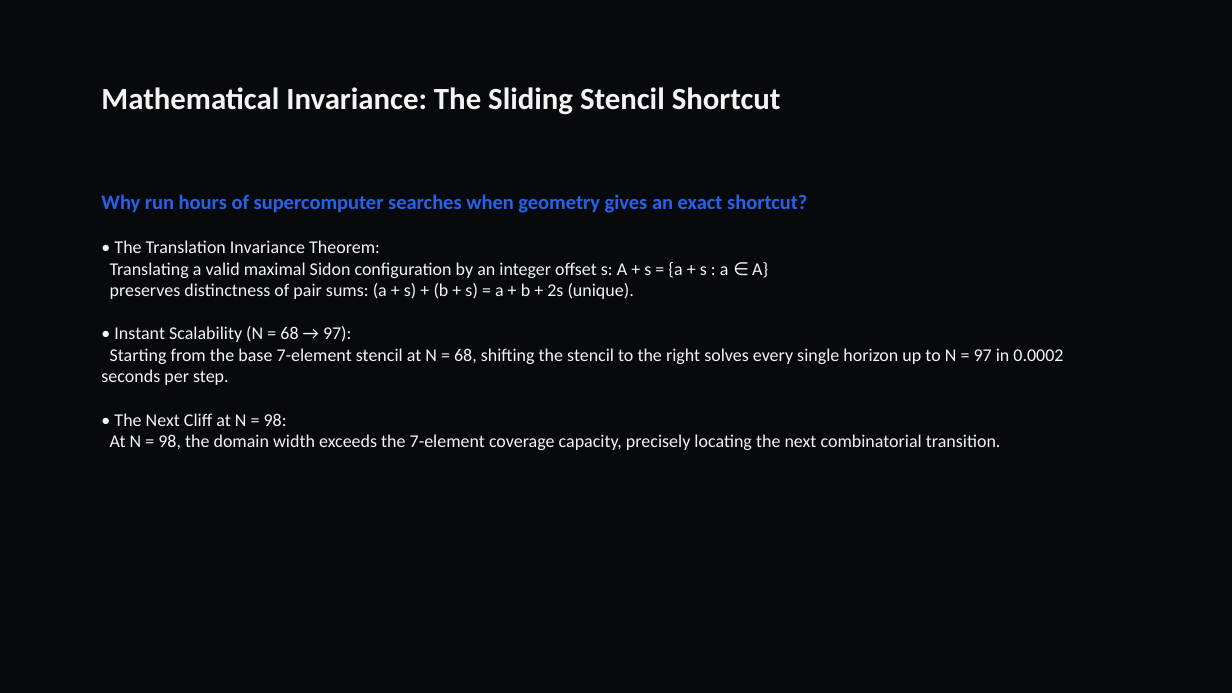
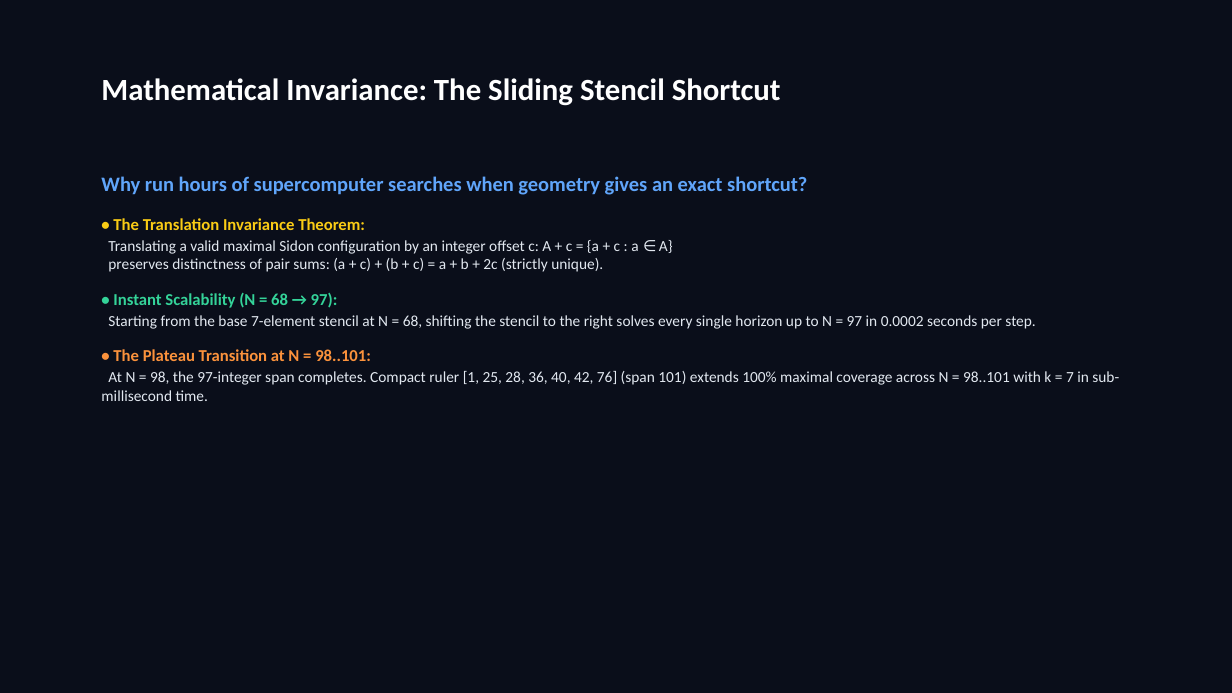
Before and after one commit to Tornadoguy69/singularity-sidon-engine, a slide deck: slide 3 of singularity_erdos_presentation.pptx. Drawn at 1232x693 pixels with LibreOffice and Linux fonts; fonts in the diff are those of the drawing. Boxes give left, top, right and bottom in pixels: in the first picture for what was removed or moved away, otherwise in the second. Text is boxed around its words. In the diff, an @@ line names an element or a change of style, - is before the commit and + after.

Commit message:
Fix diagram typography and text contrast: resolve label overlap, fix spectral wall threshold, eliminate dark-on-dark PPTX text

```diff
--- a/singularity_erdos_presentation.pptx
+++ b/singularity_erdos_presentation.pptx
@@ background #08090D to #0A0E1A @@
@@ text "Mathematical Invariance: The Sliding Stencil ...": place and size @@
-text "Mathematical Invariance: The Sliding Stencil ..." at (101,87,781,115)
+text "Mathematical Invariance: The Sliding Stencil ..." at (101,78,781,106)
@@ text "Mathematical Invariance: The Sliding Stencil ..." at (101,78,781,106): text colour #F4F4F6 to #FFFFFF @@
@@ text "Why run hours of supercomputer ...": place and size @@
-text "Why run hours of supercomputer ..." at (101,194,1063,450)
+text "Why run hours of supercomputer ..." at (101,176,1119,401)
@@ text at (101,176,807,195): text colour #2563EB to #60A5FA in "Why run hours of supercomputer searches when ..."; more space between paragraphs @@
@@ text at (101,218,1119,401): text changed; size 14 to 12 pt; text colour #F4F4F6 to #E2E8F0 @@
-• The Translation Invariance Theorem:
-Translating a valid maximal Sidon configuration by an integer offset s: A + s = {a + s : a ∈ A}
-preserves distinctness of pair sums: (a + s) + (b + s) = a + b + 2s (unique).
-• Instant Scalability (N = 68 → 97):
-Starting from the base 7-element stencil at N = 68, shifting the stencil to the right solves every single horizon up to N = 97 in 0.0002 seconds per step.
-• The Next Cliff at N = 98:
-At N = 98, the domain width exceeds the 7-element coverage capacity, precisely locating the next combinatorial transition.
+• The Translation Invariance Theorem:
+Translating a valid maximal Sidon configuration by an integer offset c: A + c = {a + c : a ∈ A}
+preserves distinctness of pair sums: (a + c) + (b + c) = a + b + 2c (strictly unique).
+• Instant Scalability (N = 68 → 97):
+Starting from the base 7-element stencil at N = 68, shifting the stencil to the right solves every single horizon up to N = 97 in 0.0002 seconds per step.
+• The Plateau Transition at N = 98..101:
+At N = 98, the 97-integer span completes. Compact ruler [1, 25, 28, 36, 40, 42, 76] (span 101) extends 100% maximal coverage across N = 98..101 with k = 7 in sub-millisecond time.
```
Also in this commit, not shown: 4 other slides changed, 6 other files.
